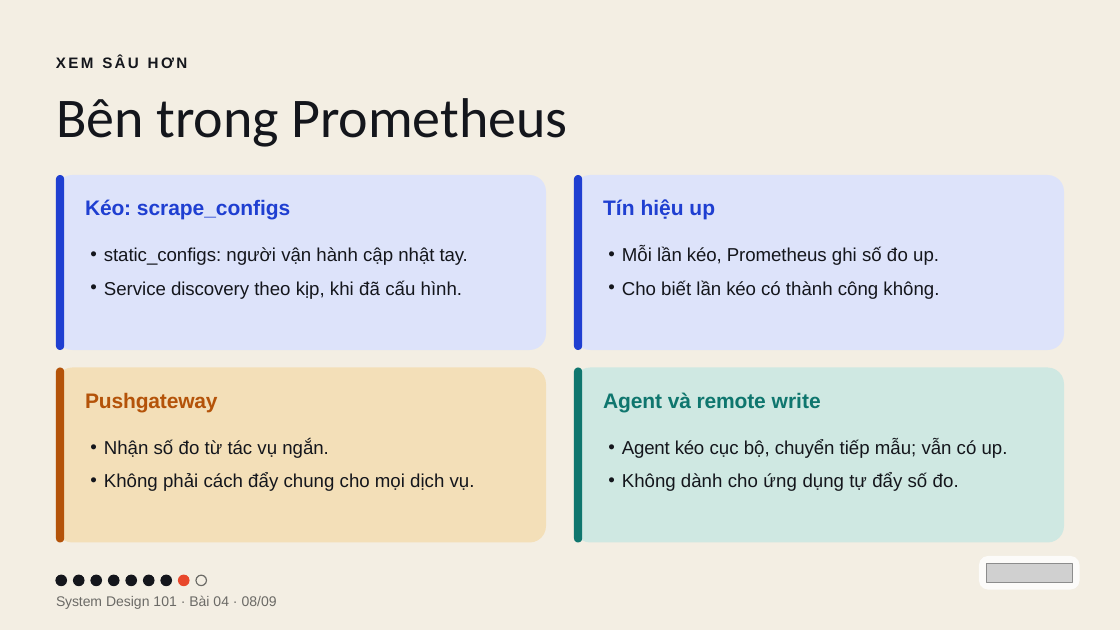
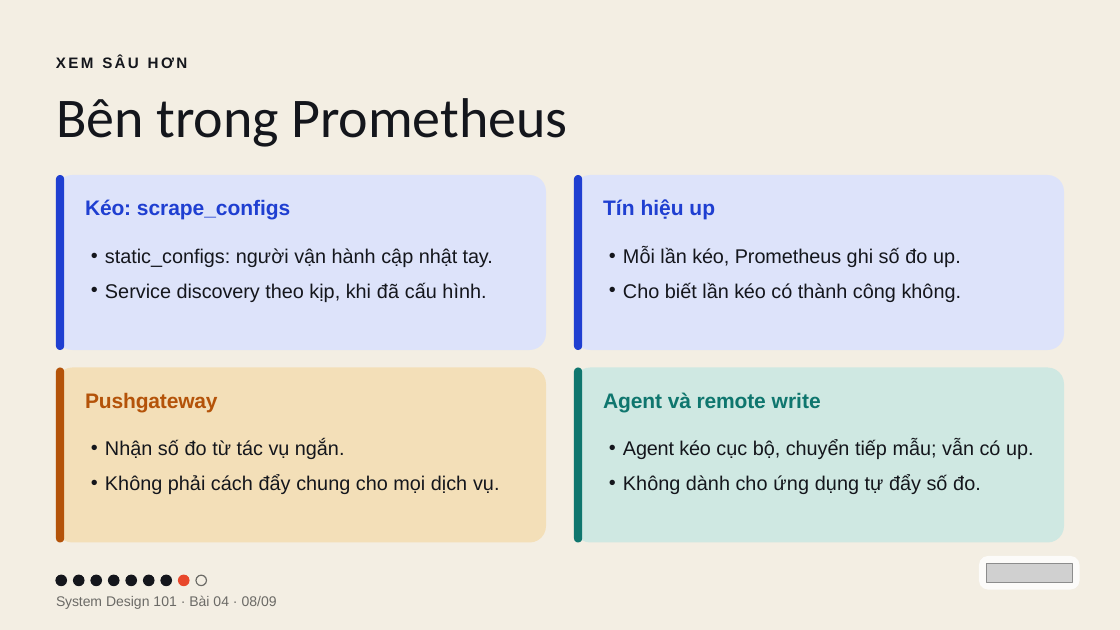
Before and after one commit to vohoailinh90/tool-marketing-studio, a slide deck: slide 8 of system-design-101/vi/lessons/sd-13-004/slides/sd-13-004.pptx. Drawn at 1120x630 pixels with LibreOffice and Linux fonts; fonts in the diff are those of the drawing; grey boxes stand for pictures. Boxes give left, top, right and bottom in pixels: in the first picture for what was removed or moved away, otherwise in the second. Text is boxed around its words. In the diff, an @@ line names an element or a change of style, - is before the commit and + after.

```diff
--- a/system-design-101/vi/lessons/sd-13-004/slides/sd-13-004.pptx
+++ b/system-design-101/vi/lessons/sd-13-004/slides/sd-13-004.pptx
@@ text "static_configs: người vận hành cập ..." at box(105, 248, 493, 302): size 24 to 25.5 pt; letter spacing 0.1 to 0 pt in "người"; indent changed; line spacing 33.6pt to 35.7pt @@
@@ text "Mỗi lần kéo, Prometheus ghi ..." at box(623, 247, 962, 302): size 24 to 25.5 pt; indent changed; line spacing 33.6pt to 35.7pt @@
@@ text "Nhận số đo từ tác ..." at box(105, 440, 499, 494): size 24 to 25.5 pt; letter spacing 0 to -0.1 pt in "vụ"; letter spacing 0.1 to 0 pt in "đẩy"; indent changed; line spacing 33.6pt to 35.7pt @@
@@ text "Agent kéo cục bộ, chuyển ..." at box(623, 440, 1034, 494): size 24 to 25.5 pt; letter spacing 0.3 to 0.2 pt in "ứng"; letter spacing 0.1 to 0 pt in "đẩy"; indent changed; line spacing 33.6pt to 35.7pt @@
```
Also in this commit, not shown: 1 other slide changed, 4 other files.
